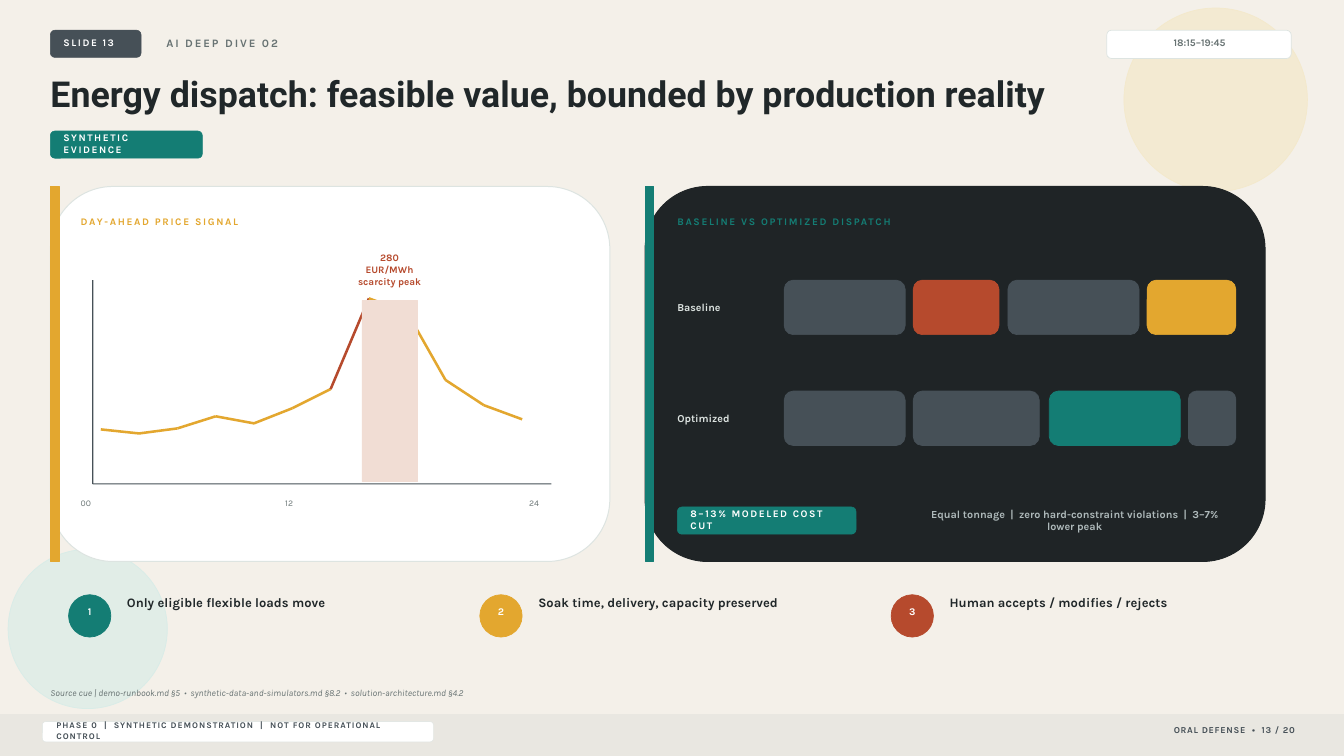
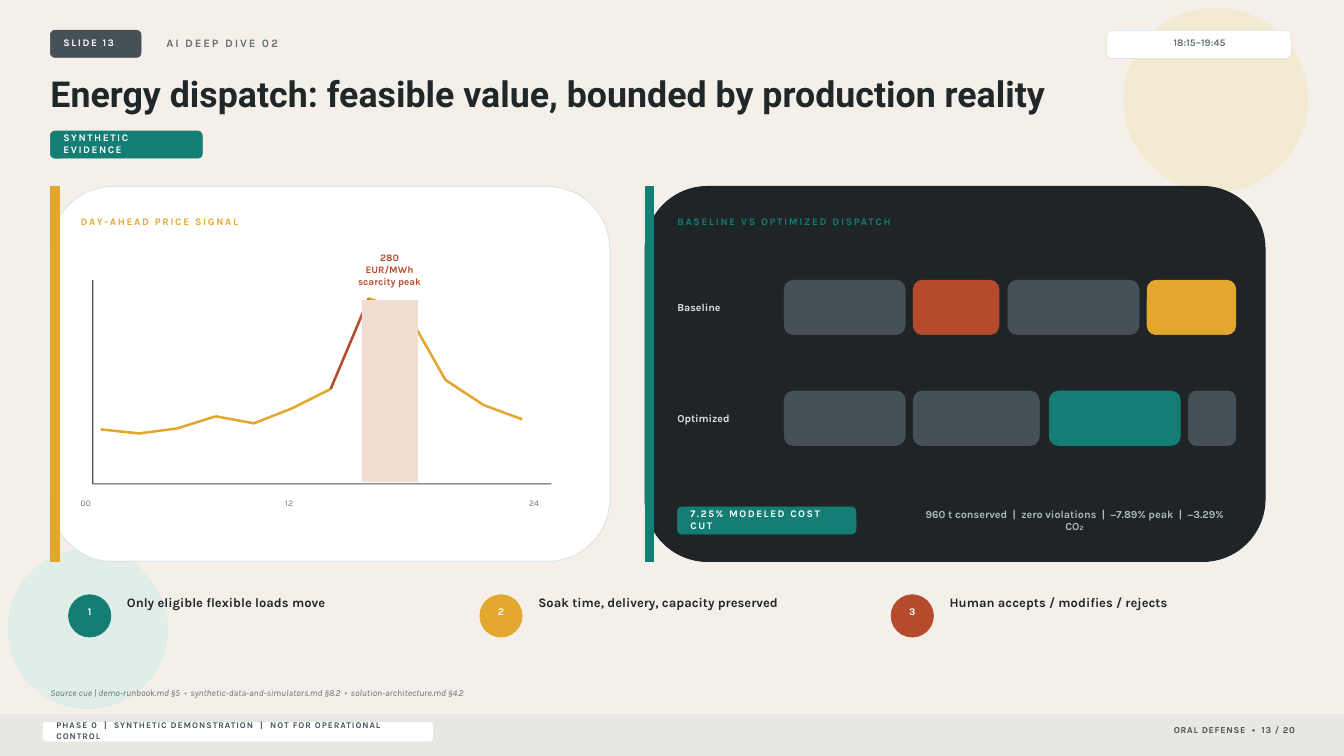
Before and after one commit to frkim/NovaSteel3, a slide deck: slide 13 of docs/presentation/NovaSteel-Oral-Defense.pptx. Drawn at 1344x756 pixels with LibreOffice and Linux fonts; fonts in the diff are those of the drawing. Boxes give left, top, right and bottom in pixels: in the first picture for what was removed or moved away, otherwise in the second. Text is boxed around its words. In the diff, an @@ line names an element or a change of style, - is before the commit and + after.

```diff
--- a/docs/presentation/NovaSteel-Oral-Defense.pptx
+++ b/docs/presentation/NovaSteel-Oral-Defense.pptx
@@ text at (690,510,820,529): text changed @@
-8–13% MODELED COST CUT
+7.25% MODELED COST CUT
@@ text at (926,510,1224,530): text changed @@
-Equal tonnage | zero hard-constraint violations | 3–7% lower peak
+960 t conserved | zero violations | −7.89% peak | −3.29% CO₂
```
Also in this commit, not shown: 1 other slide changed, 26 other files.
